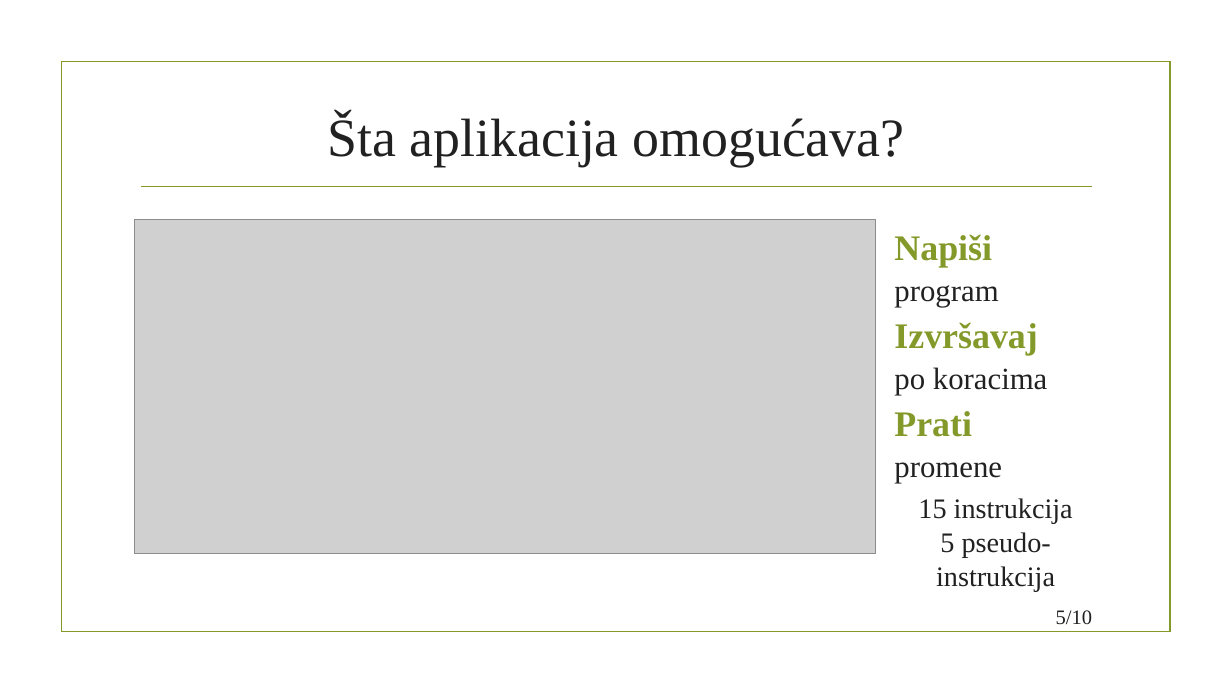
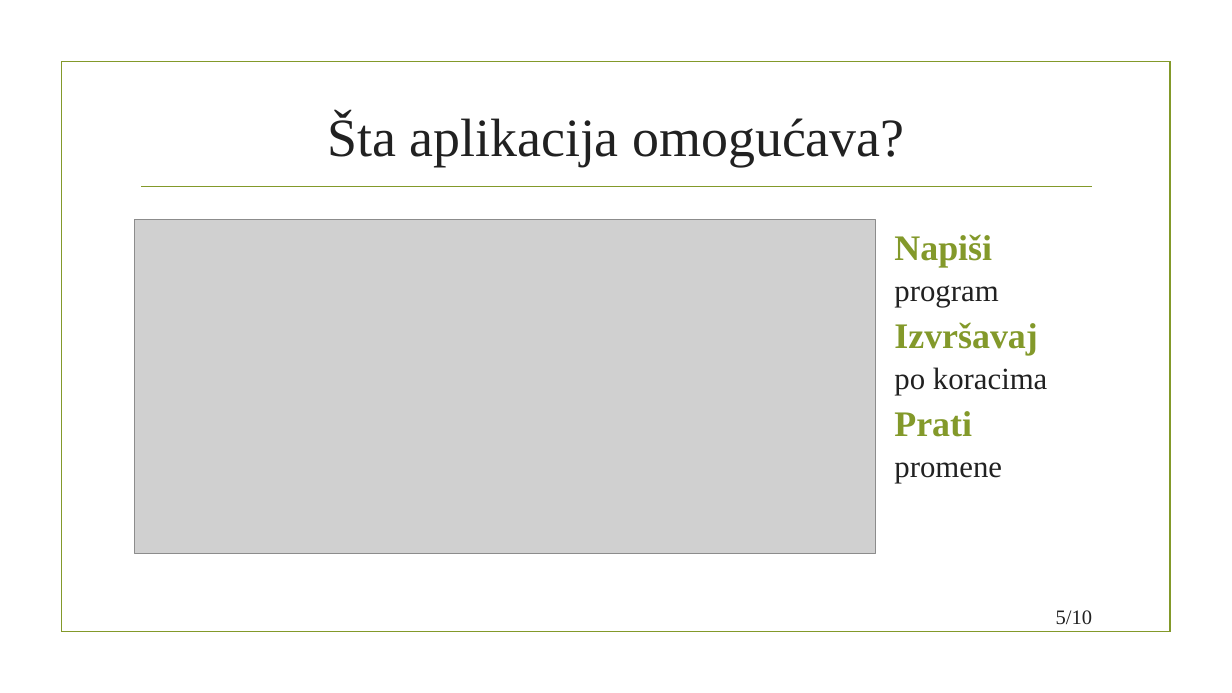
Before and after one commit to dunja-j/RiscV-debug-console, a slide deck: slide 5 of docs/prezentacija/Prezentacija-odbrana.pptx. Drawn at 1232x693 pixels with LibreOffice and Linux fonts; fonts in the diff are those of the drawing; grey boxes stand for pictures; background and template pictures are left out. Boxes give left, top, right and bottom in pixels: in the first picture for what was removed or moved away, otherwise in the second. Text is boxed around its words. In the diff, an @@ line names an element or a change of style, - is before the commit and + after.

```diff
--- a/docs/prezentacija/Prezentacija-odbrana.pptx
+++ b/docs/prezentacija/Prezentacija-odbrana.pptx
@@ text removed at (x1=918, y1=498, x2=1073, y2=591) @@
-15 instrukcija
-5 pseudo-instrukcija
```
Also in this commit, not shown: 4 other slides changed.
